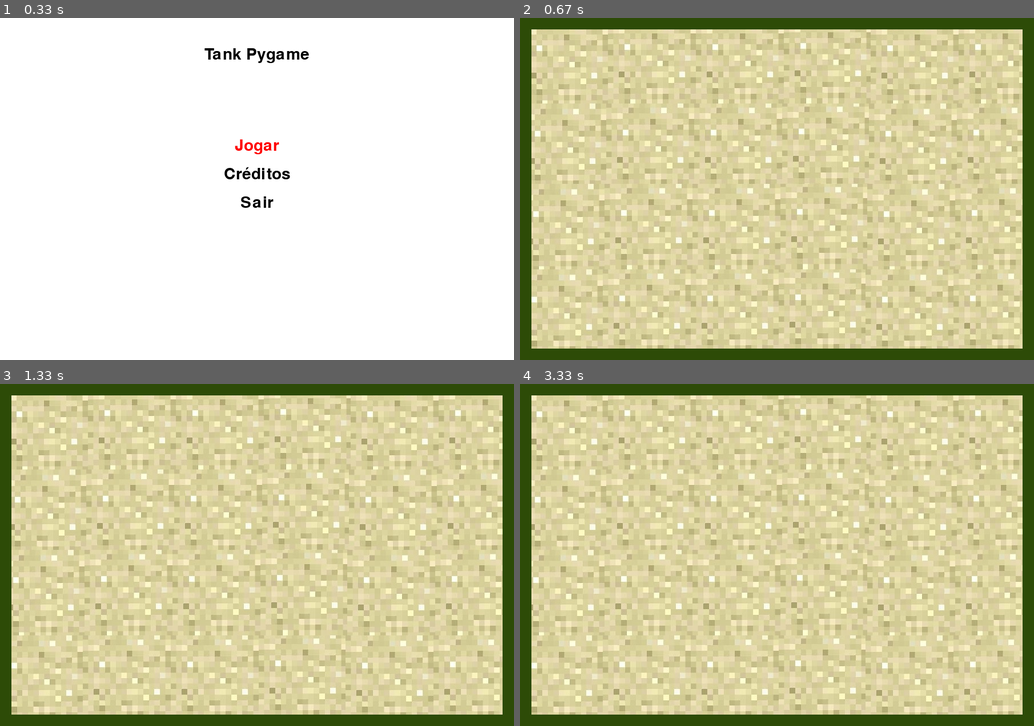
Above: before the commit, frames 1-4 (two rows, left to right).
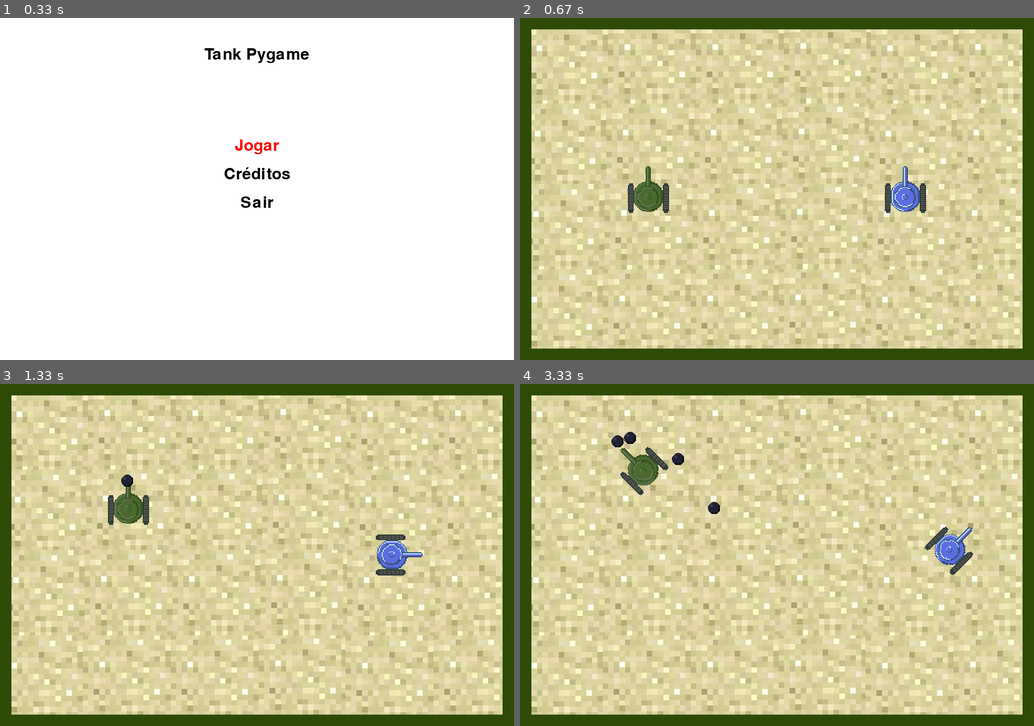
Above: after the commit, the same moments.

Repository: OzielBezerradeLima/tankpygame
Game: pygame game, started from codes/main.py
Two runs of this game, one before a commit and one after it. Both use one fixed random seed, a clock stepped at 60 frames per second and the inputs below.
Inputs:
- Up to frame 1 (0.33 s): no input
- Up to frame 2 (0.67 s): tap Enter at 0.33 s
- Up to frame 3 (1.33 s): hold D 0.67-1.13 s; hold Up 0.67-1.13 s; hold Up from 1.17 s (still down); hold W from 1.17 s (still down); tap Space at 1.23 s
- Up to frame 4 (3.33 s): tap Space at 1.53, 1.73, 2.03, 2.23, 2.53, 2.8, 3.1, 3.23 s; release Up at 1.63 s; release W at 1.63 s; hold Right 1.67-2.13 s; hold D 1.67-2.13 s; hold Left 2.17-2.7 s; hold A 2.17-2.7 s; hold Left 2.73-3.13 s; hold A 2.73-3.13 s; hold Up from 3.17 s (still down); hold W from 3.17 s (still down)

Frame 1 is identical in both runs. In frame 2, 1.3% of the frame differs, in the area x 21-79%, y 43-57%; in frame 3, 1.3%; in frame 4, 1.6%, in the area x 17-89%, y 14-56%.

Commit message:
direção dos tiros

Diff:
--- a/codes/game.py
+++ b/codes/game.py
@@ -18,7 +18,7 @@
         tank.bullet_ricochet()
         tank.player_active()
         tank.draw_bullet()
-        maze.draw_map()
+
 
 
         for event in pygame.event.get():
--- a/codes/tank.py
+++ b/codes/tank.py
@@ -30,7 +30,7 @@
 
     def shoot(self):
         if self.active:
-            bullet_speed = 7
+            bullet_speed = 5
             bullet_direction = pygame.math.Vector2(0, -bullet_speed).rotate(-self.rotation_angle)
             bullet_position_front = self.position + pygame.math.Vector2(self.rect.width / 2, 0).rotate(
                 -self.rotation_angle)
@@ -77,11 +77,20 @@
     if keys[player1.controls['rotate_left']]:
         if now - player1.last_rotate_time >= settings.ROTATE_COOLDOWN:
             player1.last_rotate_time = pygame.time.get_ticks()
-            player1.rotate(45)
+            if player1.rotation_angle == 315:
+                player1.rotation_angle = 0
+            else:
+                player1.rotation_angle += 45
+            print(player1.rotation_angle)
+
     if keys[player1.controls['rotate_right']]:
         if now - player1.last_rotate_time >= settings.ROTATE_COOLDOWN:
             player1.last_rotate_time = pygame.time.get_ticks()
-            player1.rotate(-45)
+            if player1.rotation_angle == 0:
+                player1.rotation_angle = 315
+            else:
+                player1.rotation_angle -= 45
+            print(player1.rotation_angle)
     if keys[player1.controls['move_forward']]:
         player1.move()
     if keys[player1.controls['shoot']]:
@@ -94,11 +103,19 @@
     if keys[player2.controls['rotate_left']]:
         if now - player2.last_rotate_time >= settings.ROTATE_COOLDOWN:
             player2.last_rotate_time = pygame.time.get_ticks()
-            player2.rotate(45)
+            if player2.rotation_angle == 315:
+                player2.rotation_angle = 0
+            else:
+                player2.rotation_angle += 45
+            print(player2.rotation_angle)
     if keys[player2.controls['rotate_right']]:
         if now - player2.last_rotate_time >= settings.SHOOT_COOLDOWN:
             player2.last_rotate_time = pygame.time.get_ticks()
-            player2.rotate(-45)
+            if player2.rotation_angle == 0:
+                player2.rotation_angle = 315
+            else:
+                player2.rotation_angle -= 45
+            print(player2.rotation_angle)
     if keys[player2.controls['move_forward']]:
         player2.move()
     if keys[player2.controls['shoot']]:
@@ -162,7 +179,38 @@
 
 def draw_bullet():
     # Desenhe as balas na tela
-    for bullet in bullets:
-        settings.screen.blit(bullet_image, bullet['position'] - pygame.math.Vector2(bullet_image.get_width() / 2,
-                             bullet_image.get_height() / 2))
+    match player1.rotation_angle:
+        case 0:
+            for bullet in bullets:
+                settings.screen.blit(bullet_image, bullet['position'] - pygame.math.Vector2(bullet_image.get_width() / 2 + 50,
+                                                                                   bullet_image.get_height() / 2 + 30))
+        case 45:
+            for bullet in bullets:
+                settings.screen.blit(bullet_image, bullet['position'] - pygame.math.Vector2(bullet_image.get_width() / 2 + 80,
+                                                                                   bullet_image.get_height() / 2 - 10))
+        case 90:
+            for bullet in bullets:
+                settings.screen.blit(bullet_image, bullet['position'] - pygame.math.Vector2(bullet_image.get_width() / 2 + 30,
+                                                                                   bullet_image.get_height() / 2 - 50))
+        case 135:
+            for bullet in bullets:
+                settings.screen.blit(bullet_image, bullet['position'] - pygame.math.Vector2(bullet_image.get_width() / 2 - 10,
+                                                                                   bullet_image.get_height() / 2 - 80))
+        case 180:
+            for bullet in bullets:
+                settings.screen.blit(bullet_image, bullet['position'] - pygame.math.Vector2(bullet_image.get_width() / 2 - 50,
+                                                                                   bullet_image.get_height() / 2 - 30))
+        case 225:
+            for bullet in bullets:
+                settings.screen.blit(bullet_image, bullet['position'] - pygame.math.Vector2(bullet_image.get_width() / 2 - 80,
+                                                                                   bullet_image.get_height() / 2 + 10))
+        case 270:
+            for bullet in bullets:
+                settings.screen.blit(bullet_image, bullet['position'] - pygame.math.Vector2(bullet_image.get_width() / 2 - 50,
+                                                                                   bullet_image.get_height() / 2 + 50))
+        case 315:
+            for bullet in bullets:
+                settings.screen.blit(bullet_image, bullet['position'] - pygame.math.Vector2(bullet_image.get_width() / 2 + 10,
+                                                                                   bullet_image.get_height() / 2 + 80))
+
     pygame.display.flip()
